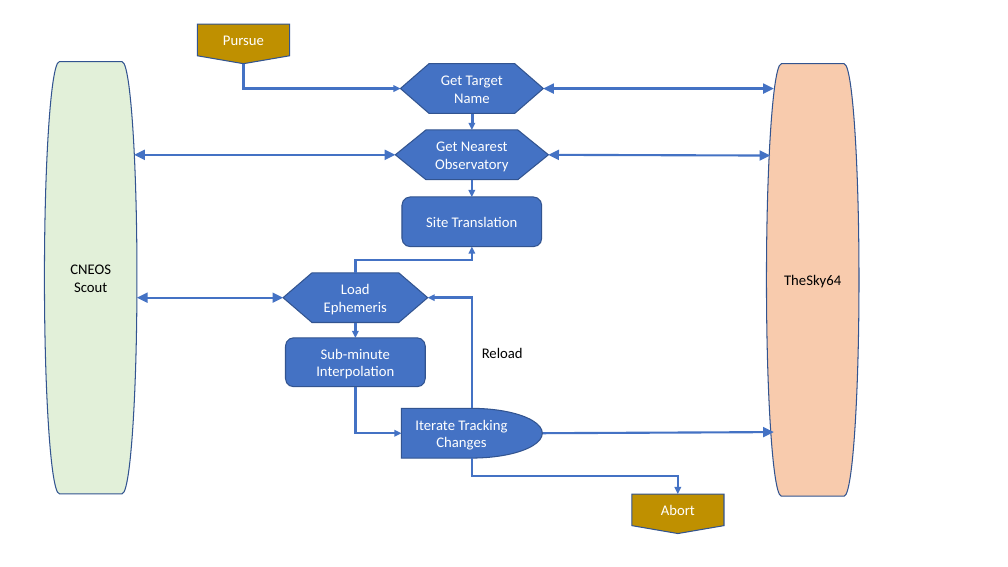
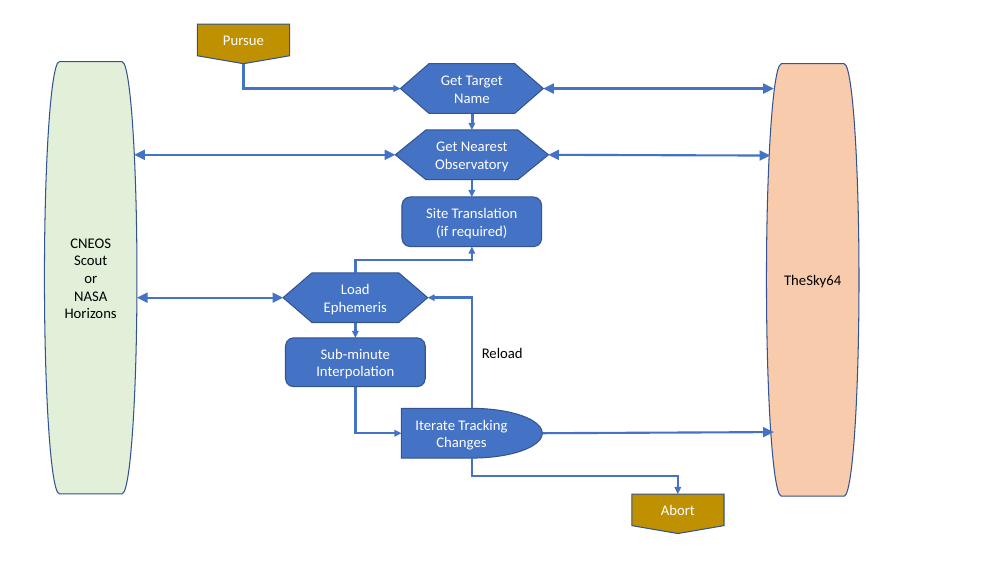
Before and after one commit to rrskybox/Hot-Pursuit, a slide deck: slide 3 of Hot Pursuit/IPS.pptx. Drawn at 1008x567 pixels with LibreOffice and Linux fonts; fonts in the diff are those of the drawing. Boxes give left, top, right and bottom in pixels: in the first picture for what was removed or moved away, otherwise in the second. Text is boxed around its words. In the diff, an @@ line names an element or a change of style, - is before the commit and + after.

```diff
--- a/Hot Pursuit/IPS.pptx
+++ b/Hot Pursuit/IPS.pptx
@@ text in rounded rectangle at (436, 225, 508, 239): paragraph added @@
+(if required)
@@ text in pill shape at (65, 276, 117, 318): paragraphs added @@
+or
+NASA
+Horizons
```
Also in this commit, not shown: 1 other slide changed, 43 other files.
